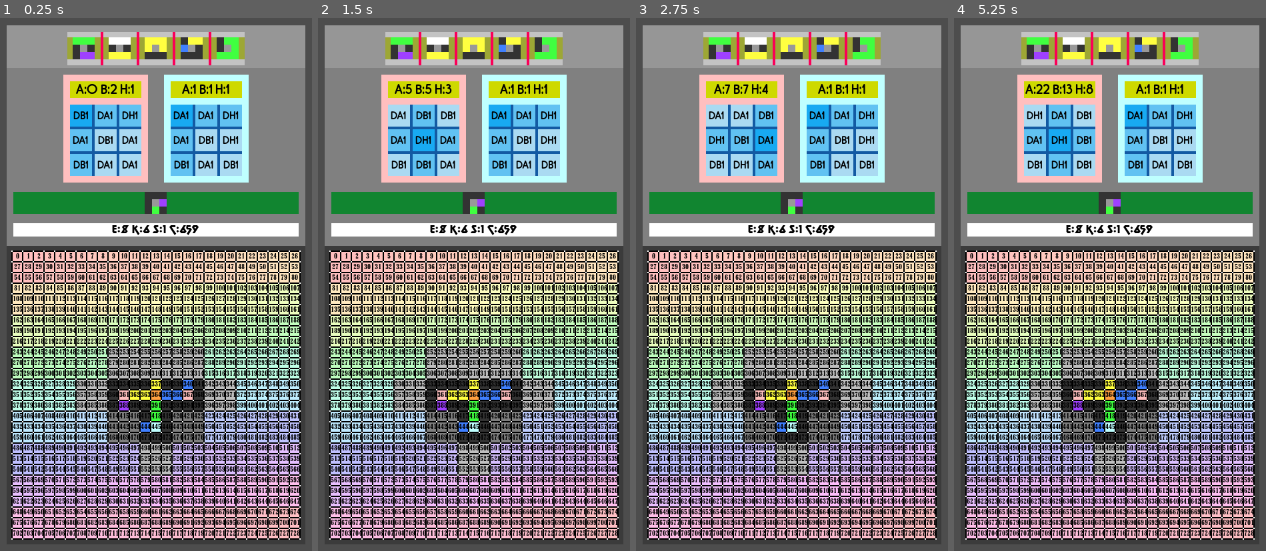
Above: before the commit, frames 1-4 (left to right).
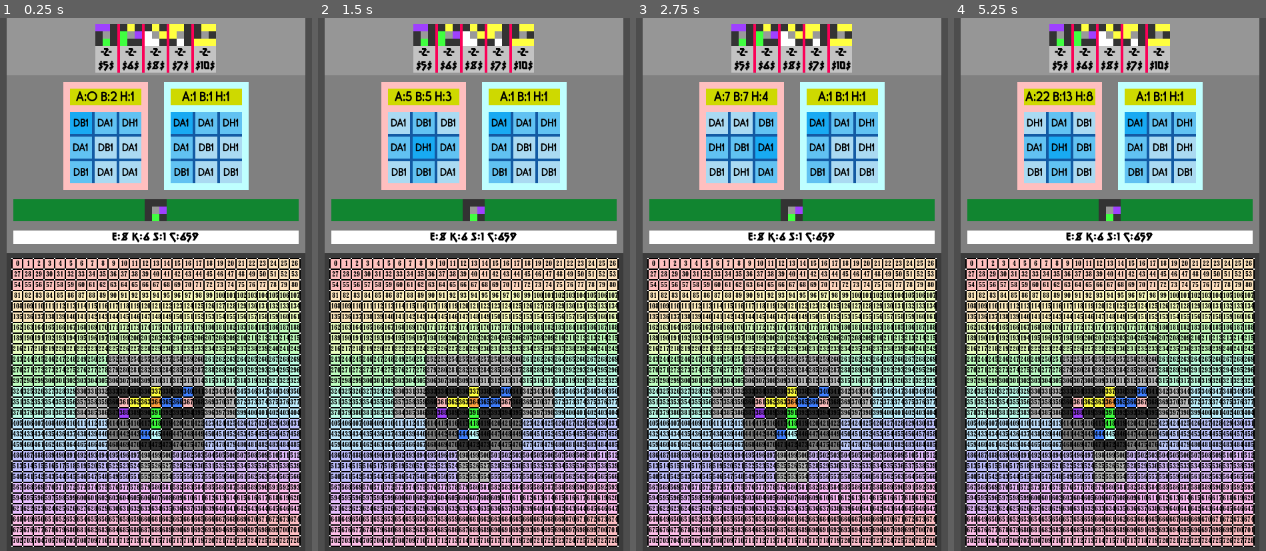
Above: after the commit, the same moments.

Repository: Pe3Hu/rangi
Game: Godot game, scene res://scene/Game.tscn
Two runs of this game, one before a commit and one after it. Both use one fixed random seed, a clock stepped at 60 frames per second and the inputs below.
Inputs:
- Up to frame 1 (0.25 s): no input
- Up to frame 2 (1.5 s): tap Enter at 0.5 s; hold D 0.53-1.28 s; tap Q at 0.6 s; tap Space at 0.77, 1.25 s; hold S from 1.28 s (still down); tap E at 1.35 s
- Up to frame 3 (2.75 s): tap Space at 1.52 s; tap Enter at 2 s; release S at 2.03 s; hold D from 2.03 s (still down); tap R at 2.1 s
- Up to frame 4 (5.25 s): tap Space at 2.75, 3.02, 3.77, 4.25, 4.52 s; release D at 2.78 s; hold W 2.78-3.53 s; tap F at 2.85 s; tap Enter at 3.5 s; hold A 3.53-5.03 s; tap Z at 3.6 s; tap Q at 4.35 s; hold S from 5.03 s (still down); tap E at 5.1 s

The runs differ from the first frame. In frame 1, 56% of the frame differs, in the area x 2-98%, y 0-100%; in frame 2, 57%; in frame 3, 57%; in frame 4, 57%.

Commit message:
update version 0.00283
1. Necessary mastery and knowledge are added to Schematic

Diff:
--- a/scene/3/bid.gd
+++ b/scene/3/bid.gd
@@ -7,6 +7,34 @@
 func set_parent(parent_) -> void:
 	parent = parent_
 	update_size()
+	update_mastery_label()
+	update_knowledge_label()
+
 
 func update_size() -> void:
-	custom_minimum_size = Vector2(Global.vec.size.node.spielkarte) * 1.5
+	custom_minimum_size = Vector2(Global.vec.size.node.spielkarte) * 0.5
+
+
+func update_mastery_label() -> void:
+	var mastery = 0
+
+	for tool in parent.obj.design.arr.tool:
+		match tool.word.category:
+			"schematic":
+				var title = tool.obj.schematic.word.title
+
+				if mastery < Global.dict.schematic.title[title].mastery:
+					mastery = Global.dict.schematic.title[title].mastery
+
+	$VBox/Mastery.text = "-" + str(mastery) + "-"
+
+
+func update_knowledge_label() -> void:
+	var knowledge = 0
+
+	for tool in parent.obj.design.arr.tool:
+		match tool.word.category:
+			"schematic":
+				knowledge += tool.obj.schematic.num.knowledge
+
+	$VBox/Knowledge.text = "$" + str(knowledge) + "$"
--- a/scene/3/bid.tscn
+++ b/scene/3/bid.tscn
@@ -1,6 +1,7 @@
-[gd_scene load_steps=2 format=3 uid="uid://bo1woy8lfuyni"]
+[gd_scene load_steps=3 format=3 uid="uid://bo1woy8lfuyni"]
 
 [ext_resource type="Script" path="res://scene/3/bid.gd" id="1_bbbiw"]
+[ext_resource type="FontFile" uid="uid://brthmdy0bvgqo" path="res://asset/font/metal lord ot.otf" id="2_3gcbw"]
 
 [node name="Bid" type="MarginContainer"]
 offset_right = 40.0
@@ -13,4 +14,25 @@
 
 [node name="VBox" type="VBoxContainer" parent="."]
 layout_mode = 2
+theme_override_constants/separation = 0
 alignment = 1
+
+[node name="Mastery" type="Label" parent="VBox"]
+layout_mode = 2
+theme_override_colors/font_color = Color(0, 0, 0, 1)
+theme_override_fonts/font = ExtResource("2_3gcbw")
+text = "1"
+horizontal_alignment = 1
+vertical_alignment = 1
+
+[node name="Knowledge" type="Label" parent="VBox"]
+layout_mode = 2
+theme_override_colors/font_color = Color(0, 0, 0, 1)
+theme_override_fonts/font = ExtResource("2_3gcbw")
+text = "1"
+horizontal_alignment = 1
+vertical_alignment = 1
+
+[node name="Badge" type="HBoxContainer" parent="VBox"]
+layout_mode = 2
+alignment = 1
--- a/script/Classes_1.gd
+++ b/script/Classes_1.gd
@@ -105,7 +105,7 @@
 		data = {}
 		data.category = "schematic"
 		data.target = "outpost"
-		data.title = "10"#Global.dict.schematic.title.keys().pick_random()46 42 10
+		data.title = "10"#Global.dict.schematic.title.keys().pick_random()167 114 46 42 10
 		data.count = 2
 		datas.append(data)
 
--- a/script/Classes_3.gd
+++ b/script/Classes_3.gd
@@ -41,7 +41,7 @@
 #				input_.value = 1
 				input_.category = "schematic"
 				input_.target = "outpost"
-				input_.title = Global.dict.schematic.title.keys().pick_random()
+				input_.title = Global.dict.schematic.mastery[2].pick_random()
 				var tool = Classes_3.Tool.new(input_)
 				input.tools.append(tool)
 
@@ -80,7 +80,7 @@
 		scene.myself = Global.scene.bid.instantiate()
 		scene.myself.set_parent(self)
 		scene.myself.get_node("VBox").add_child(obj.design.scene.myself)
-
+		scene.myself.get_node("VBox").move_child(obj.design.scene.myself, 0)
 
 
 #Чертеж design
--- a/script/Classes_7.gd
+++ b/script/Classes_7.gd
@@ -156,7 +156,7 @@
 
 
 	func pay_to_build(compartment_: Classes_8.Compartment) -> void:
-		var component = Global.dict.compartment.price[compartment_.word.type.current]
+		var component = Global.num.compartment.price[compartment_.word.type.current]
 		num.indicator["component"] -= component
 
 
@@ -185,7 +185,7 @@
 			compartment.obj.edifice = self
 			sector.scene.myself.recolor_based_on_compartment(compartment)
 			obj.outpost.obj.scoreboard.pay_to_build(compartment)
-			Global.dict.compartment.price[compartment.word.type.current]
+			Global.num.compartment.price[compartment.word.type.current]
 
 		for association in description_schematic.associations:
 			var compartments = []
@@ -263,7 +263,7 @@
 	func add_compartment(compartment_: Classes_8.Compartment) -> void:
 		arr.compartment.append(compartment_)
 		compartment_.obj.module = self
-		var consumption = Global.dict.compartment.consumption[compartment_.word.type.current]
+		var consumption = Global.num.compartment.consumption[compartment_.word.type.current]
 		obj.outpost.obj.scoreboard.num.consumption += consumption
 
 		if word.type == null or compartment_.word.type.current == "adaptive compartment":
@@ -284,7 +284,7 @@
 				if compartment.word.type.current == "adaptive compartment":
 					compartment.word.type.next = word.type
 					compartment.swap()
-					var consumption = Global.dict.compartment.consumption[ word.type]
+					var consumption = Global.num.compartment.consumption[ word.type]
 					obj.outpost.obj.scoreboard.num.consumption += consumption
 
 			for indicator in Global.dict.indicator:
--- a/script/Classes_8.gd
+++ b/script/Classes_8.gd
@@ -224,10 +224,10 @@
 			decide_which_worksite_to_build_on()
 
 
-
 #Схема сооружения schematic
 class Schematic:
 	var arr = {}
+	var num = {}
 	var obj = {}
 	var dict = {}
 	var flag = {}
@@ -238,7 +238,21 @@
 		obj.tool = input_.tool
 		word.title = input_.title
 		flag.core = input_.core
+		set_mastery()
 		init_compartments(input_.types)
+
+
+	func set_mastery() -> void:
+		num.knowledge = 0
+		arr.mastery = []
+		var associations = Global.dict.schematic.title[word.title].associations
+
+		for association in associations:
+			var mastery = Global.get_mastery_based_on_association_size(association.size())
+
+			for _i in association.size():
+				arr.mastery.append(mastery)
+				num.knowledge += mastery
 
 
 	func init_compartments(types_: Array) -> void:
@@ -335,13 +349,13 @@
 					var index = Global.arr.windrose.find(compartment.word.windrose)
 					indexs[index] = 1
 
-
 		word.title = Global.dict.schematic.indexs[indexs]
 
 
 	func redraw_icon() -> void:
 		obj.tool.obj.icon.scene.myself.clean()
 		obj.tool.obj.icon.scene.myself.fill_based_on_tool()
+
 
 
 #Отсек compartment
--- a/script/Global.gd
+++ b/script/Global.gd
@@ -28,7 +28,7 @@
 	arr.windrose_shifted = ["NW","N","NE","W","E","SW","S","SE"]
 	arr.polyhedron = [3,4,5,6]
 	arr.spec = ["arm","brain","heart"]
-
+	arr.sequence["A000045"] = [0, 1, 1, 2, 3, 5, 8, 13, 21, 34, 55]
 
 
 func init_num() -> void:
@@ -77,7 +77,6 @@
 	num.size.continent.cluster = num.size.cluster.ring * 2 - 1
 	num.size.continent.col = num.size.continent.cluster * num.size.cluster.n
 	num.size.continent.row = num.size.continent.col
-
 
 
 func init_dict() -> void:
@@ -125,32 +124,6 @@
 		]
 	]
 
-	dict.compartment = {}
-	dict.compartment.total = ["core", "gateway", "wall", "adaptive compartment", "power generator", "protective field generator", "research station"]
-	dict.compartment.consumption = {}
-	dict.compartment.consumption["power generator"] = 0
-	dict.compartment.consumption["adaptive compartment"] = 0
-	dict.compartment.consumption["protective field generator"] = 1
-	dict.compartment.consumption["research station"] = 1
-	dict.compartment.consumption["construction berth"] = 1
-
-	dict.compartment.price = {}
-	dict.compartment.price["core"] = 100
-	dict.compartment.price["gateway"] = 7
-	dict.compartment.price["wall"] = 3
-	dict.compartment.price["adaptive compartment"] = 30
-	dict.compartment.price["power generator"] = 10
-	dict.compartment.price["protective field generator"] = 14
-	dict.compartment.price["research station"] = 12
-	dict.compartment.price["construction berth"] = 16
-
-	dict.compartment.passive = ["wall"]
-	dict.compartment.active = []
-
-	for compartment in dict.compartment.consumption:
-		#if compartment != "adaptive compartment":
-		dict.compartment.active.append(compartment)
-
 	dict.indicator = {}
 	dict.indicator["energy"] = ["power generator"]
 	dict.indicator["knowledge"] = ["research station"]
@@ -159,6 +132,8 @@
 
 	init_corner()
 	init_windrose()
+	init_compartment()
+	init_arm()
 	init_schematic()
 
 
@@ -252,12 +227,74 @@
 				dict.corner.vector[corners_][order_][_i] = vertex
 
 
+func init_compartment() -> void:
+	num.compartment = {}
+	num.compartment.consumption = {}
+	num.compartment.consumption["power generator"] = 0
+	num.compartment.consumption["adaptive compartment"] = 0
+	num.compartment.consumption["protective field generator"] = 1
+	num.compartment.consumption["research station"] = 1
+	num.compartment.consumption["construction berth"] = 1
+
+	num.compartment.price = {}
+	num.compartment.price["core"] = 100
+	num.compartment.price["gateway"] = 7
+	num.compartment.price["wall"] = 3
+	num.compartment.price["adaptive compartment"] = 30
+	num.compartment.price["power generator"] = 10
+	num.compartment.price["protective field generator"] = 14
+	num.compartment.price["research station"] = 12
+	num.compartment.price["construction berth"] = 16
+
+	dict.compartment = {}
+	dict.compartment.total = ["core", "gateway", "wall", "adaptive compartment", "power generator", "protective field generator", "research station"]
+	dict.compartment.passive = ["wall"]
+	dict.compartment.active = []
+
+	for compartment in num.compartment.consumption:
+		#if compartment != "adaptive compartment":
+		dict.compartment.active.append(compartment)
+
+
+func init_arm() -> void:
+	num.arm = {}
+	num.arm.max = 5
+	num.arm.downgrade = {}
+	num.arm.mastery = {}
+	num.arm.mastery[1] = 1
+	num.arm.mastery[2] = 3
+	num.arm.mastery[3] = 5
+	num.arm.mastery[4] = 7
+	num.arm.mastery[5] = 8
+
+	for grade in num.arm.mastery:
+		var index = 2
+		num.arm.downgrade[grade] = {}
+
+		for _i in range(grade, 0, -1):
+			num.arm.downgrade[grade][_i] = arr.sequence["A000045"][index]
+			index += 1
+
+
+func get_mastery_based_on_association_size(size_: int) -> Variant:
+	var keys = []
+	keys.append_array(num.arm.mastery.keys())
+	keys.sort()
+
+	for key in keys:
+		if num.arm.mastery[key] >= size_:
+			return key
+
+	return null
+
+
 func init_schematic() -> void:
 	dict.schematic = {}
 	dict.schematic.title = {}
 	dict.schematic.rarity = {}
 	dict.schematic.association = {}
 	dict.schematic.indexs = {}
+	dict.schematic.mastery = {}
 
 	var size = pow(num.size.cluster.n, 2) - 1
 	var index = {}
@@ -343,19 +380,33 @@
 
 	for data in datas:
 		data.rarity = weight.max - data.rarity + 1
-		var association = data.associations.size()
-
-		if association > 0:
+		var associations_size = data.associations.size()
+
+		if associations_size > 0:
+			data.mastery = 0
+
+			for association in data.associations:
+				var mastery = get_mastery_based_on_association_size(association.size())
+
+				if data.mastery < mastery:
+					data.mastery = mastery
+
+			for mastery in range(data.mastery, num.arm.max, 1):
+				if !dict.schematic.mastery.has(mastery):
+					dict.schematic.mastery[mastery] = []
+
+				dict.schematic.mastery[mastery].append(data.title)
+
 			dict.schematic.title[data.title] = data
 			dict.schematic.indexs[data.indexs] = data.title
 
-			if !dict.schematic.association.has(association):
-				dict.schematic.association[association] = {}
+			if !dict.schematic.association.has(associations_size):
+				dict.schematic.association[associations_size] = {}
 
 			if !dict.schematic.rarity.has(data.rarity):
 				dict.schematic.rarity[data.rarity] = []
 
-			dict.schematic.association[association][data.title] = data.title
+			dict.schematic.association[associations_size][data.title] = data.title
 			dict.schematic.rarity[data.rarity].append(data.title)
 			#print(data)
 
@@ -390,6 +441,7 @@
 			flag = flag and description_marker == markers_[windrose]
 
 	return flag
+
 
 func init_node() -> void:
 	node.game = get_node("/root/Game")
